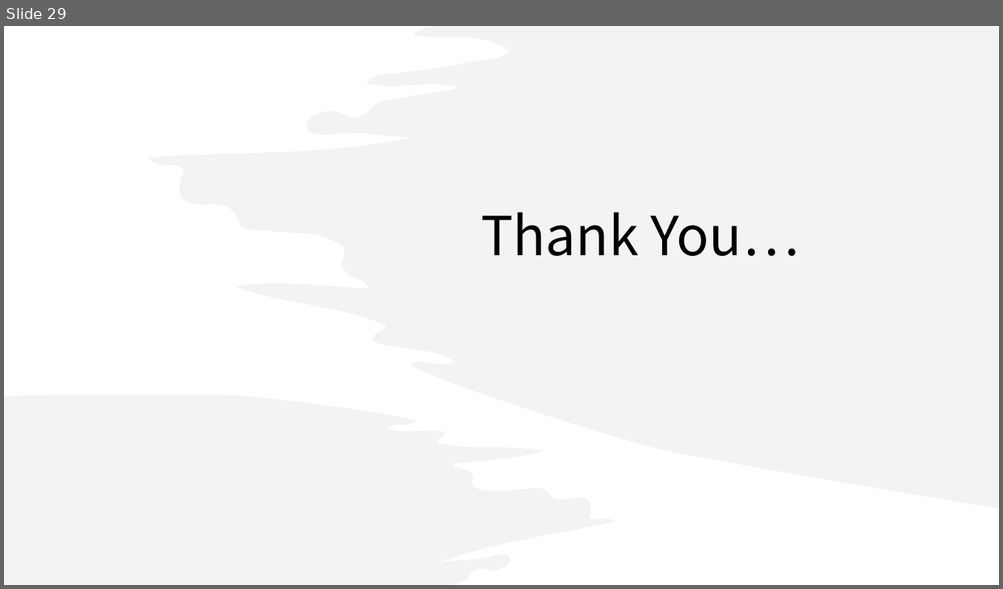
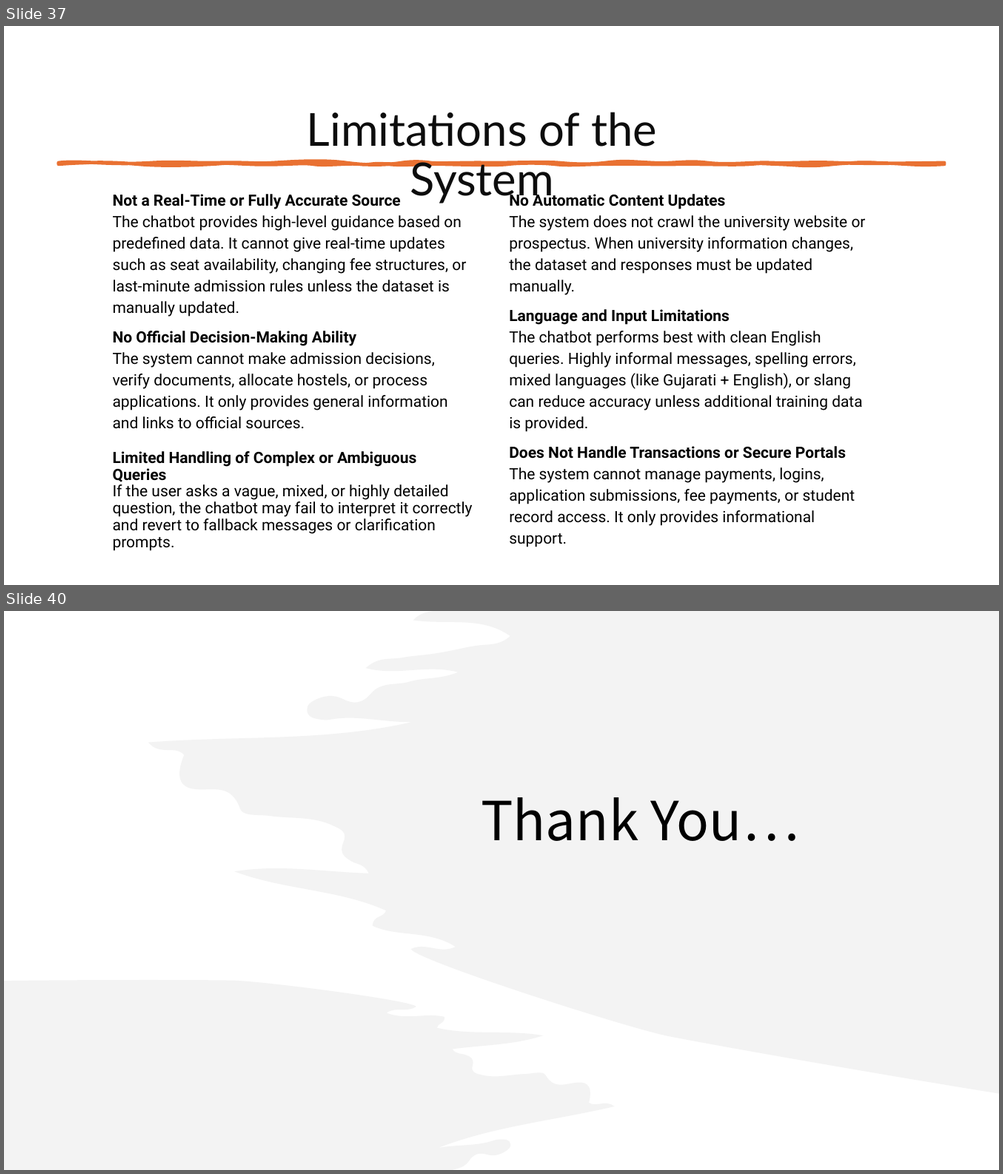
Before and after one commit to SonaniAkshit/university-chatbot-web, a slide deck: University_Chatbot Documentations/Gujarat Vidyapith Chatbot with Design.pptx. Shown one above the other, each under a label of ours: slide 29 before the commit, slides 37 and 40 after it; the slides between them are not shown. The pictures are 1003x589 and 1003x1174 pixels, drawn with LibreOffice and Linux fonts; fonts in the diff are those of the drawing. Boxes give left, top, right and bottom in pixels: in the first picture for what was removed or moved away, otherwise in the second. Text is boxed around its words. In the diff, an @@ line names an element or a change of style, - is before the commit and + after.

Commit message:
Update and clean up Gujarat Vidyapith Chatbot docs
Renamed the merged PDF to 'Final', updated multiple documentation files, and removed outdated presentation and 'Thank You' documents to streamline the documentation set.

```diff
--- a/University_Chatbot Documentations/Gujarat Vidyapith Chatbot with Design.pptx
+++ b/University_Chatbot Documentations/Gujarat Vidyapith Chatbot with Design.pptx
@@ slide 37 added at (x1=4, y1=26, x2=999, y2=585), background #FFFFFF @@
@@ text added at (x1=307, y1=112, x2=657, y2=204), 44 pt, text #0D0D0D @@
+Limitations of the System
@@ freeform shape added at (x1=59, y1=163, x2=944, y2=164), fill #E97132, outline #E97132 3.25 pt @@
@@ text added at (x1=113, y1=194, x2=472, y2=551), 15 pt, text #000000 @@
+Not a Real-Time or Fully Accurate Source
+The chatbot provides high-level guidance based on predefined data. It cannot give real-time updates such as seat availability, changing fee structures, or last-minute admission rules unless the dataset is manually updated.
+No Official Decision-Making Ability
+The system cannot make admission decisions, verify documents, allocate hostels, or process applications. It only provides general information and links to official sources.
+Limited Handling of Complex or Ambiguous Queries
+If the user asks a vague, mixed, or highly detailed question, the chatbot may fail to interpret it correctly and revert to fallback messages or clarification prompts.
@@ text added at (x1=509, y1=191, x2=865, y2=548), 15 pt, text #000000 @@
+No Automatic Content Updates
+The system does not crawl the university website or prospectus. When university information changes, the dataset and responses must be updated manually.
+Language and Input Limitations
+The chatbot performs best with clean English queries. Highly informal messages, spelling errors, mixed languages (like Gujarati + English), or slang can reduce accuracy unless additional training data is provided.
+Does Not Handle Transactions or Secure Portals
+The system cannot manage payments, logins, application submissions, fee payments, or student record access. It only provides informational support.
@@ what was slide 29 is now slide 40 @@
```
Also in this commit, not shown: 17 slides changed, 21 other slides added, 11 slides removed, 7 other files.
